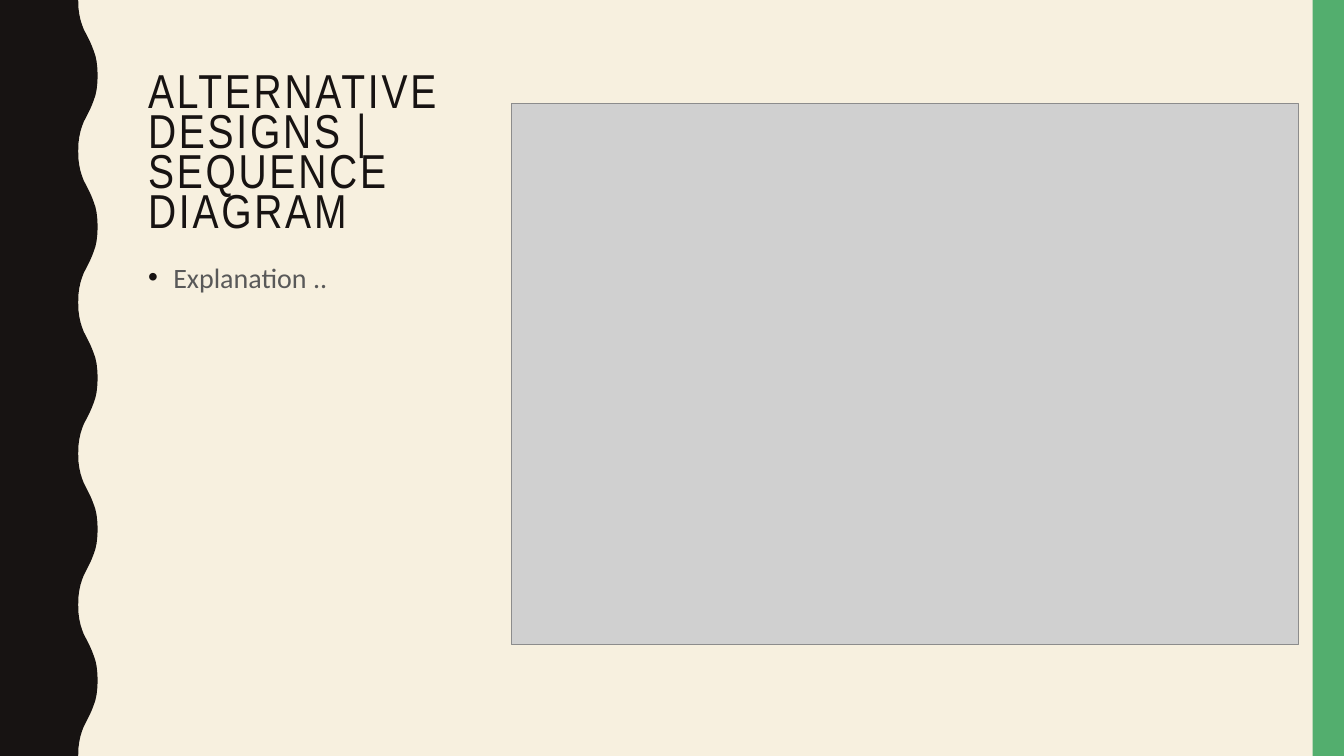
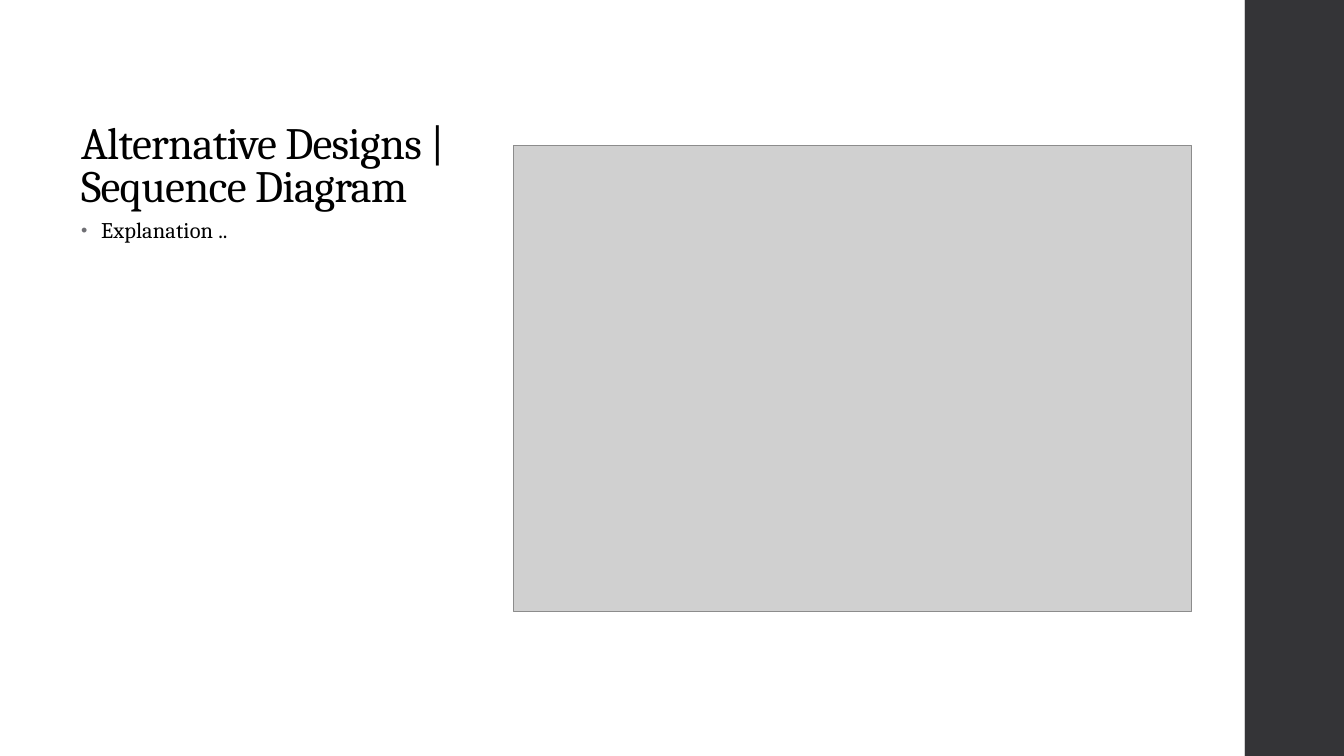
Before and after one commit to dakoval/Sudoku, a slide deck: slide 16 of Project Report/Final Project Report Presentation.pptx. Drawn at 1344x756 pixels with LibreOffice and Linux fonts; fonts in the diff are those of the drawing; grey boxes stand for pictures. Boxes give left, top, right and bottom in pixels: in the first picture for what was removed or moved away, otherwise in the second. Text is boxed around its words. In the diff, an @@ line names an element or a change of style, - is before the commit and + after.

```diff
--- a/Project Report/Final Project Report Presentation.pptx
+++ b/Project Report/Final Project Report Presentation.pptx
@@ background #F7F0DF to #FFFFFF @@
@@ freeform shape removed at (0,0,98,756) @@
@@ rectangle: place and size @@
-rectangle at (1313,0,1344,756)
+rectangle at (1245,0,1344,756)
@@ rectangle at (1245,0,1344,756): fill #53AE6E to #353537 @@
@@ rectangle added at (1245,0,1344,756), fill #353537 at 90% opacity @@
@@ title "Alternative Designs | Sequence Diagram" at (81,128,422,212): vertical alignment top to bottom @@
@@ title at (81,128,422,212): text changed; size 34 to 32 pt; font Arial Narrow to Cambria; text colour #171312 to #000000 @@
-ALTERNATIVE DESIGNS | SEQUENCE DIAGRAM
+Alternative Designs | Sequence Diagram
@@ picture: place and size @@
-picture at (511,104,1299,645)
+picture at (513,145,1192,612)
@@ text "Explanation ..": place and size @@
-text "Explanation .." at (173,268,306,293)
+text "Explanation .." at (101,222,213,243)
@@ text "Explanation .." at (101,222,213,243): size 20 to 16 pt, font Calibri to Cambria, text colour #595959 to #000000, letter spacing 0 to 0.1 pt; indent changed; line spacing 1.1 to 0.95; more space between paragraphs; bullet colour #171312 to #6F6F74 @@
```
Also in this commit, not shown: 21 other slides changed, 1 other file.
